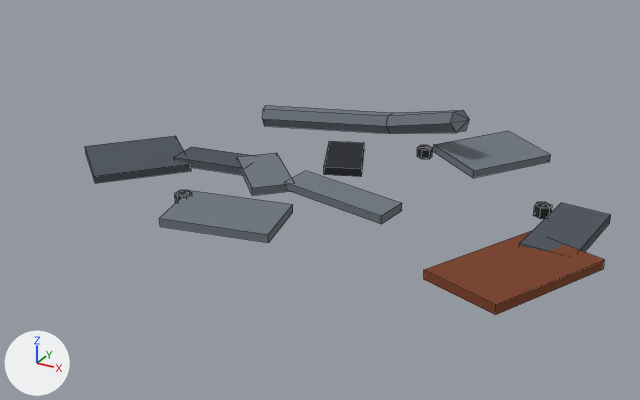
The FBX model Assets/_Project/Art/Environment/LabKit/Meshes/Debris_Scrap.fbx: old version first, new version second.
Rendered twice from a camera (50 mm lens) standing at (1.71, -3.49, 1.66) and looking at (-0.14, -0.13, -0.03). The lights are fixed; the arrows at lower left show +X, +Y and +Z. The picture after the commit comes second. Mesh edges are drawn as thin lines.

Before the edit, the objects in view are built like this:
```python
mat_lab_metal = principled_material('Lab_Metal')
mat_lab_metal.base_color = (0.156, 0.181, 0.212)  # grey #6e767f
mat_lab_metal.roughness = 1.0
mat_lab_metaldark = principled_material('Lab_MetalDark')
mat_lab_metaldark.base_color = (0.0137, 0.0168, 0.0212)  # black #1f2328
mat_lab_metaldark.roughness = 1.0
mat_lab_rust = principled_material('Lab_Rust')
mat_lab_rust.base_color = (0.195, 0.0482, 0.016)  # brown #7a3e22
mat_lab_rust.roughness = 1.0
mat_lab_wall = principled_material('Lab_Wall')
mat_lab_wall.base_color = (0.0723, 0.0865, 0.107)  # greyish blue #4c535c
mat_lab_wall.roughness = 1.0
me_debris_scrap = bpy.data.meshes.new('Debris_Scrap')
me_debris_scrap.from_pydata(...)  # 138 vertices, 130 faces; spans x -1.46..1.2, y -0.8..1.04, z -0.02..0.3
# faces by material slot: [44, 18, 6, 62]
me_debris_scrap.materials.append(mat_lab_metal)  # grey #6e767f
me_debris_scrap.materials.append(mat_lab_wall)  # greyish blue #4c535c
me_debris_scrap.materials.append(mat_lab_rust)  # brown #7a3e22
me_debris_scrap.materials.append(mat_lab_metaldark)  # black #1f2328
ob_debris_scrap = bpy.data.objects.new('Debris_Scrap', me_debris_scrap)
ob_debris_scrap.location = (0.0, 0.0, 0.0)
```
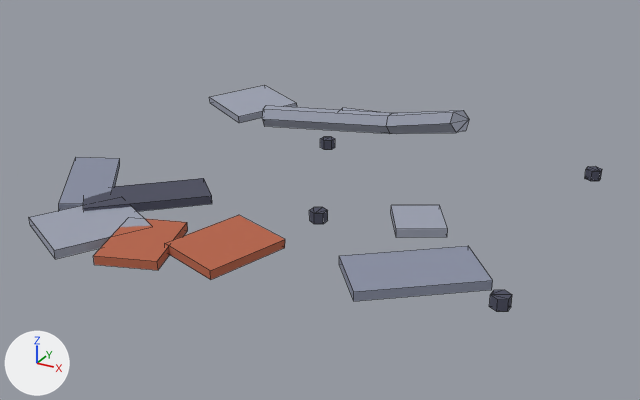
Boxes [x1, y1, x2, y2] around the edits, measured in the pictures (640 x 400 px; the box of a moved part takes in the faces that stretch with it):
'Debris_Scrap', recoloured, reshaped (9% wider, 8% taller)
    before: [85, 105, 611, 315]
    after: [29, 85, 602, 312]
part 1 of me_debris_scrap, moved or reshaped
    before: [159, 190, 293, 243]
    after: [339, 246, 493, 301]
part 2 of me_debris_scrap, moved or reshaped
    before: [85, 136, 191, 183]
    after: [165, 215, 285, 280]
part 3 of me_debris_scrap, moved or reshaped
    before: [324, 141, 364, 177]
    after: [83, 178, 212, 211]
part 4 of me_debris_scrap, moved or reshaped (mostly hidden afterwards)
    before: [174, 147, 250, 175]
    after: [340, 108, 376, 112]
part 5 of me_debris_scrap, added
    after: [489, 290, 512, 312]
part 6 of me_debris_scrap, added
    after: [309, 207, 328, 224]
part 7 of me_debris_scrap, added
    after: [320, 137, 335, 150]
part 8 of me_debris_scrap, added
    after: [585, 166, 602, 181]
part 9 of me_debris_scrap, deleted
    before: [175, 131, 611, 315]
part 10 of me_debris_scrap, added
    after: [29, 85, 448, 270]

What the commit changed:
Material 'Lab_Metal' (mat_lab_metal) changes colour from grey #6e767f to grey #9da2b2; in linear values from (0.156, 0.181, 0.212) to (0.337, 0.361, 0.445).
Material 'Lab_Wall' (mat_lab_wall) changes colour from greyish blue #4c535c to grey #8b91a5; in linear values from (0.0723, 0.0865, 0.107) to (0.258, 0.283, 0.376).
Material 'Lab_Rust' (mat_lab_rust) changes colour from brown #7a3e22 to orange #b8654a; in linear values from (0.195, 0.0482, 0.016) to (0.479, 0.13, 0.0685).
Material 'Lab_MetalDark' (mat_lab_metaldark) changes colour from black #1f2328 to greyish blue #4c4e60; in linear values from (0.0137, 0.0168, 0.0212) to (0.0723, 0.0762, 0.117).
me_debris_scrap is used by ob_debris_scrap; location (0.0, 0.0, 0.0).
me_debris_scrap had 138 vertices, 130 faces and spanned x -1.46..1.2, y -0.8..1.04, z -0.02..0.3.
me_debris_scrap now has 138 vertices, 130 faces and spans x -1.45..0.97, y -1.21..1.15, z -0.02..0.3.
me_debris_scrap part 1: the loose piece of 8 vertices spanning x -0.65..-0.09, y -0.76..-0.37, z -0.01..0.05 is multiplied about its middle by the matrix ((0.913, -0.476, -0.026), (0.477, 0.912, 0.033), (0.008, -0.041, 1.029)), then moved by (0.93, -0.09, 0.0), in mat_lab_wall (grey #8b91a5).
me_debris_scrap part 2: the loose piece of 8 vertices spanning x -1.46..-0.88, y -0.51..0.09, z -0.02..0.06 is multiplied about its middle by the matrix ((0.748, -0.344, -0.03), (0.344, 0.748, 0.009), (0.024, -0.021, 0.823)), then moved by (0.96, -0.61, 0.0), in mat_lab_rust (orange #b8654a).
me_debris_scrap part 3: the loose piece of 8 vertices spanning x -0.4..-0.07, y 0.1..0.52, z 0.0..0.04 is multiplied about its middle by the matrix ((0.475, 1.417, -0.13), (-1.412, 0.487, 0.139), (0.174, 0.078, 1.488)), then moved by (-0.58, -0.88, 0.0).
me_debris_scrap part 4: the loose piece of 8 vertices spanning x -1.0..-0.58, y -0.15..0.08, z 0.0..0.04 is scaled about its middle by (0.984, 1.23, 0.98), then moved by (0.39, 0.95, 0.0), in mat_lab_metal (grey #9da2b2).
me_debris_scrap part 5: a new loose piece, a 6-sided cylinder along z spanning x 0.894..0.963, y -0.753..-0.673, z 0.0..0.05, in mat_lab_metaldark (greyish blue #4c4e60).
me_debris_scrap part 6: a new loose piece, a 6-sided cylinder along z spanning x -0.044..0.025, y -0.423..-0.343, z 0.0..0.05, in mat_lab_metaldark (greyish blue #4c4e60).
me_debris_scrap part 7: a new loose piece, a 6-sided cylinder along z spanning x -0.45..-0.38, y 0.414..0.494, z 0.0..0.05, in mat_lab_metaldark (greyish blue #4c4e60).
me_debris_scrap part 8: a new loose piece, a 6-sided cylinder along z spanning x 0.899..0.969, y 0.656..0.736, z 0.0..0.05, in mat_lab_metaldark (greyish blue #4c4e60).
me_debris_scrap part 9: 9 loose pieces with 88 vertices, spanning x -0.69..1.2, y -0.8..1.04, z -0.01..0.05, are deleted.
Part 10, on me_debris_scrap:
25 vertices are added at x -1.45..0.55, y -1.21..1.15, z -0.01..0.05.
15 new vertices lie (0.0, 0.0, 0.04) away from vertices in x -1.45..0.55, y -1.21..0.82, z -0.01..0.0.
18 new faces join them, mat_lab_metal (grey #9da2b2).
6 new faces join them, mat_lab_rust (orange #b8654a).
6 new faces join them, mat_lab_wall (grey #8b91a5).
